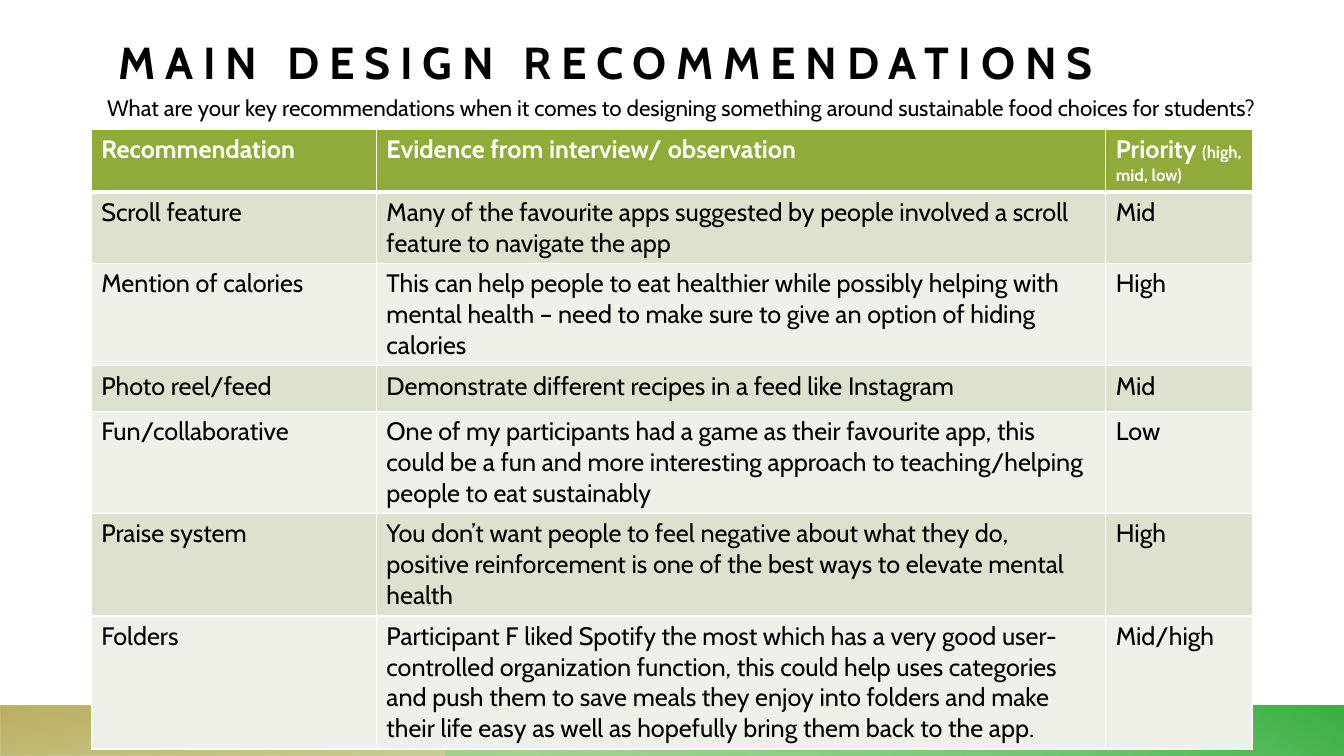
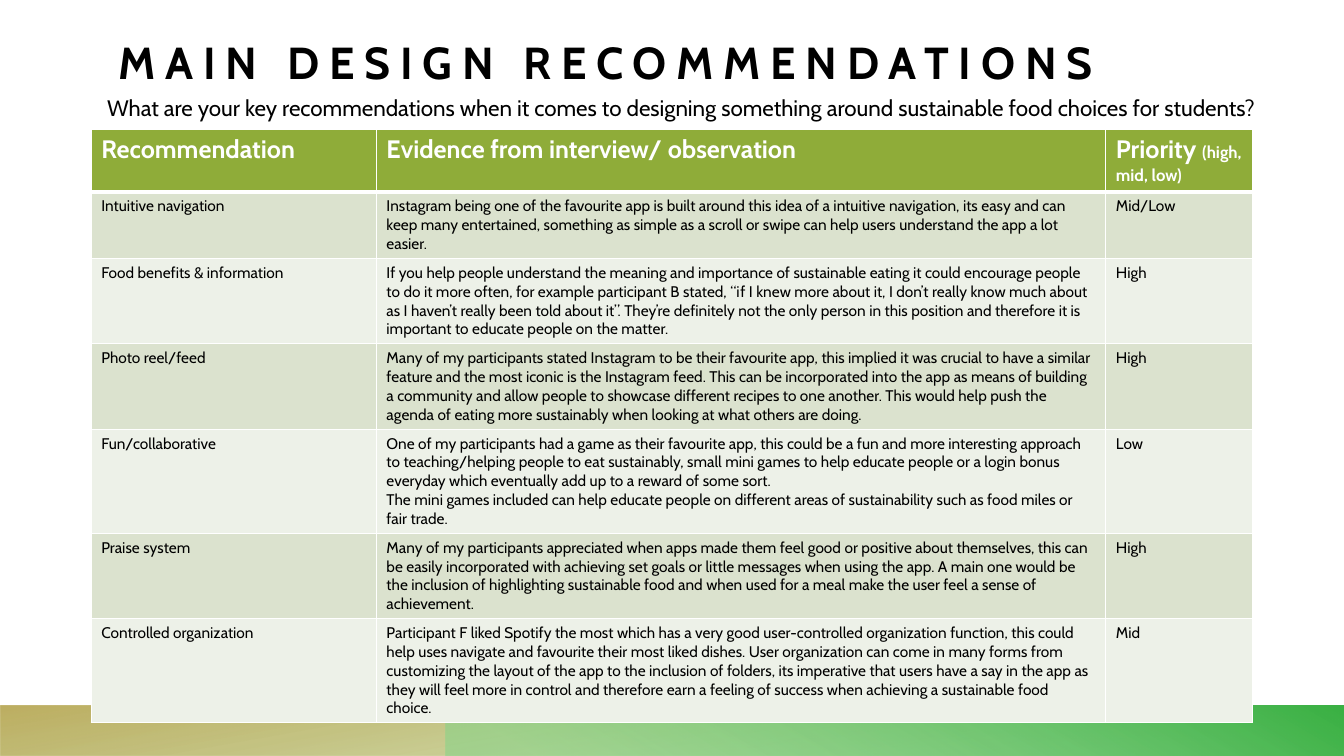
Before and after one commit to RandumbFluke/User_Experience_Term_1, a slide deck: slide 7 of Assignment/Real/Design Recommendations.pptx. Drawn at 1344x756 pixels with LibreOffice and Linux fonts; fonts in the diff are those of the drawing. Boxes give left, top, right and bottom in pixels: in the first picture for what was removed or moved away, otherwise in the second. Text is boxed around its words. In the diff, an @@ line names an element or a change of style, - is before the commit and + after.

```diff
--- a/Assignment/Real/Design Recommendations.pptx
+++ b/Assignment/Real/Design Recommendations.pptx
@@ table at [92,129,1254,717] @@
-row 2: Scroll feature | Many of the favourite apps suggested by people involved a scroll feature to navigate the app | Mid
+row 2: Intuitive navigation | Instagram being one of the favourite app is built around this idea of a intuitive navigation, its easy and can keep many entertained, something as simple as a scroll or swipe can help users understand the app a lot easier. | Mid/Low
-row 3, column 1: Mention of calories
+row 3, column 1: Food benefits & information
-row 3, column 2: This can help people to eat healthier while possibly helping with mental health – need to make sure to give an option of hiding calories
+row 3, column 2: If you help people understand the meaning and importance of sustainable eating it could encourage people to do it more often, for example participant B stated, “if I knew more about it, I don’t really know much about as I haven’t really been told about it”. They’re definitely not the only person in this position and therefore it is important to educate people on the matter.
-row 4, column 2: Demonstrate different recipes in a feed like Instagram
+row 4, column 2: Many of my participants stated Instagram to be their favourite app, this implied it was crucial to have a similar feature and the most iconic is the Instagram feed. This can be incorporated into the app as means of building a community and allow people to showcase different recipes to one another. This would help push the agenda of eating more sustainably when looking at what others are doing.
-row 4, column 3: Mid
+row 4, column 3: High
-row 5, column 2: One of my participants had a game as their favourite app, this could be a fun and more interesting approach to teaching/helping people to eat sustainably
+row 5, column 2: One of my participants had a game as their favourite app, this could be a fun and more interesting approach to teaching/helping people to eat sustainably, small mini games to help educate people or a login bonus everyday which eventually add up to a reward of some sort. / The mini games included can help educate people on different areas of sustainability such as food miles or fair trade.
-row 6, column 2: You don’t want people to feel negative about what they do, positive reinforcement is one of the best ways to elevate mental health
+row 6, column 2: Many of my participants appreciated when apps made them feel good or positive about themselves, this can be easily incorporated with achieving set goals or little messages when using the app. A main one would be the inclusion of highlighting sustainable food and when used for a meal make the user feel a sense of achievement.
-row 7: Folders | Participant F liked Spotify the most which has a very good user-controlled organization function, this could help uses categories and push them to save meals they enjoy into folders and make their life easy as well as hopefully bring them back to the app. | Mid/high
+row 7: Controlled organization | Participant F liked Spotify the most which has a very good user-controlled organization function, this could help uses navigate and favourite their most liked dishes. User organization can come in many forms from customizing the layout of the app to the inclusion of folders, its imperative that users have a say in the app as they will feel more in control and therefore earn a feeling of success when achieving a sustainable food choice. | Mid
@@ size 18 to 11 pt in "High", "Photo reel/feed", "Fun/collaborative", "Low" and 2 more places @@
```
Also in this commit, not shown: 5 other slides changed, 2 other files.
